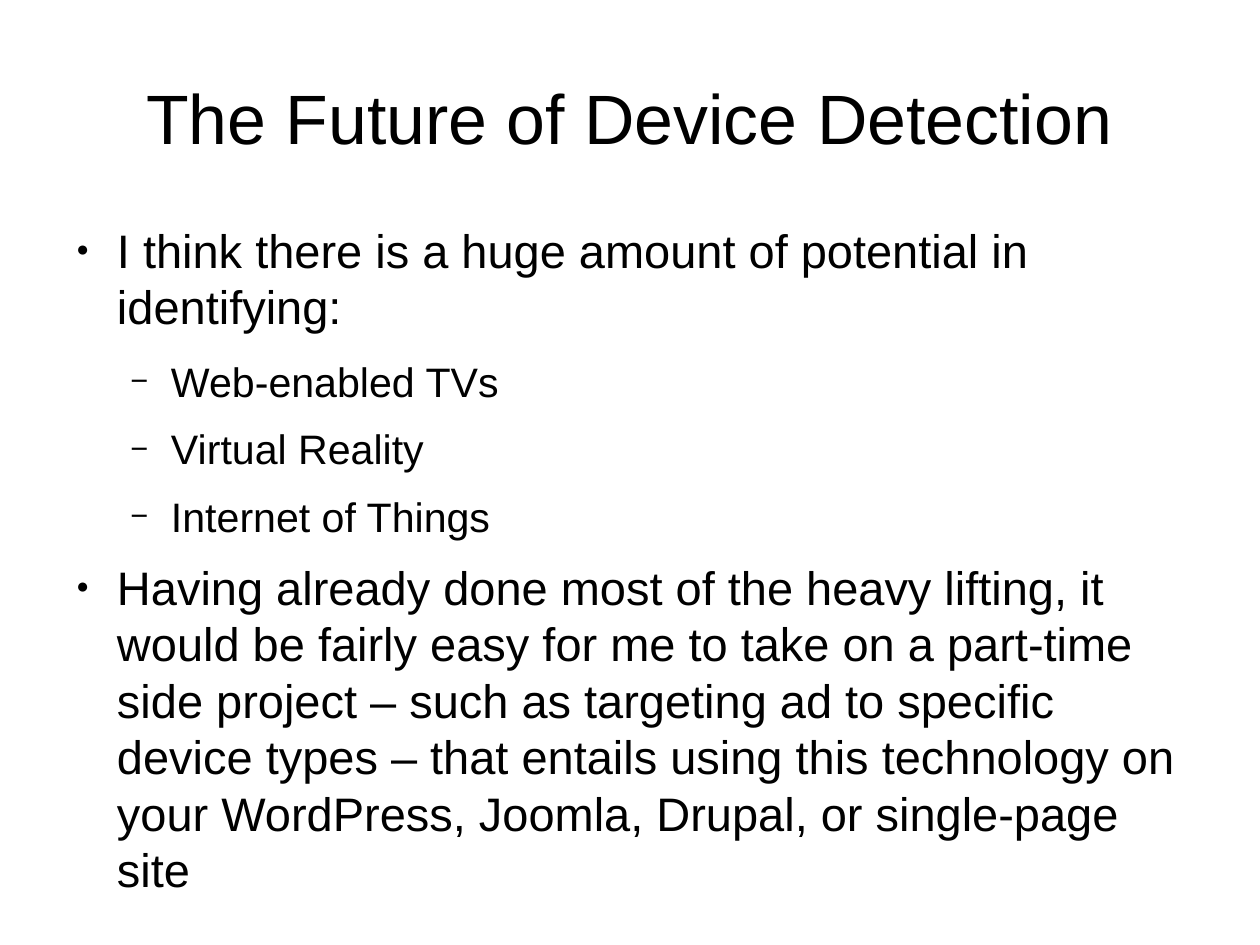
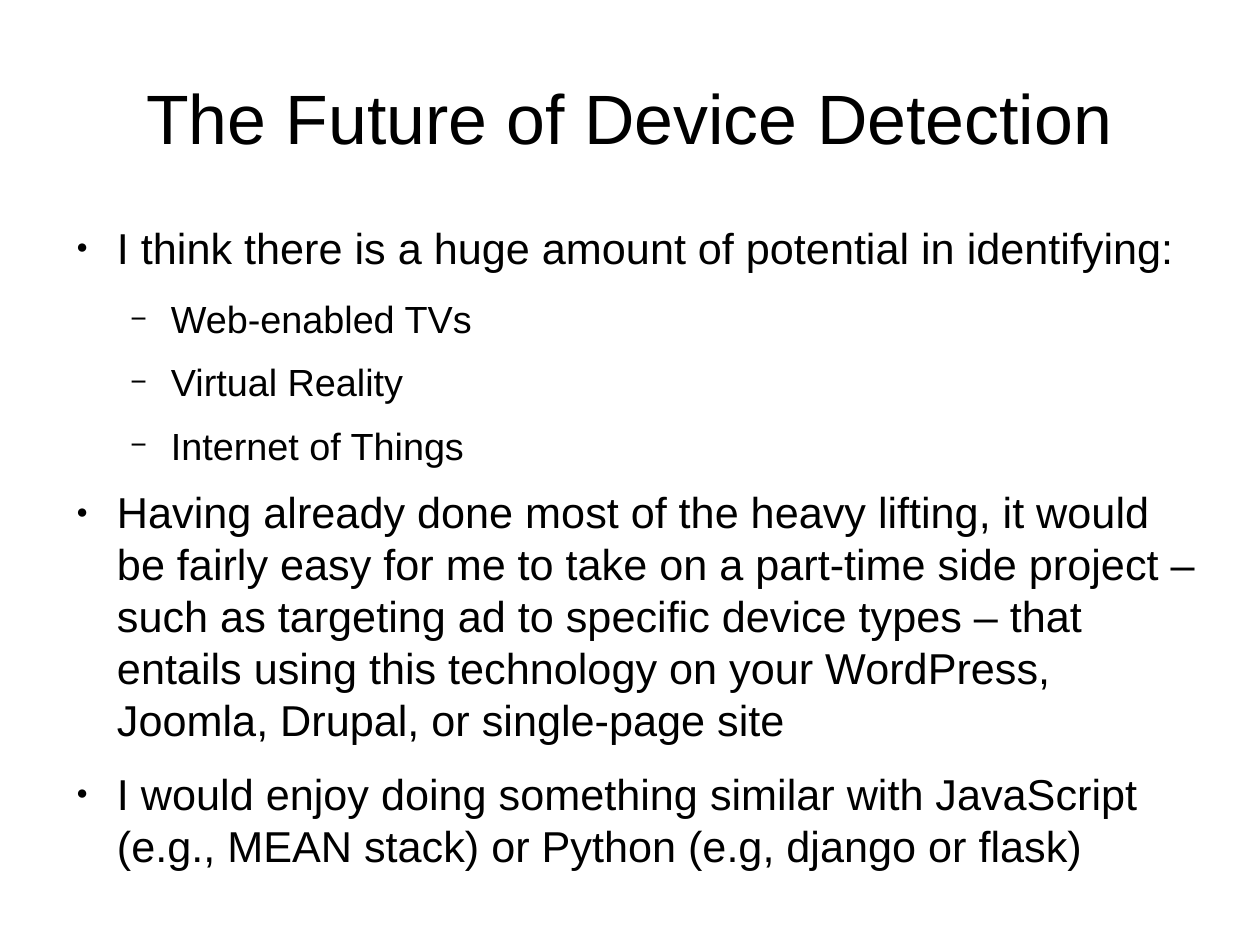
Before and after one commit to tomwhartung/jmws_accoutrements, a slide deck: slide 30 of presentations/2016_07-Drupal/9-slides.odp (slide 27 before the commit). Drawn at 1260x945 pixels with LibreOffice and Linux fonts; fonts in the diff are those of the drawing. Boxes give left, top, right and bottom in pixels: in the first picture for what was removed or moved away, otherwise in the second. Text is boxed around its words. In the diff, an @@ line names an element or a change of style, - is before the commit and + after.

```diff
--- a/presentations/2016_07-Drupal/9-slides.odp
+++ b/presentations/2016_07-Drupal/9-slides.odp
@@ text at bbox=[117, 232, 1173, 744]: size 29.6 to 27.2 pt in "I think there is a huge amount ...", "Having already done most of the heavy ..."; size 25.9 to 23.8 pt in "Web-enabled TVs", "Virtual Reality", "Internet of Things" @@
@@ text at bbox=[117, 778, 1137, 870]: paragraph added @@
+● I would enjoy doing something similar with JavaScript (e.g., MEAN stack) or Python (e.g, django or flask)
```
Also in this commit, not shown: 5 other slides changed, 4 slides added, 1 slide removed.
